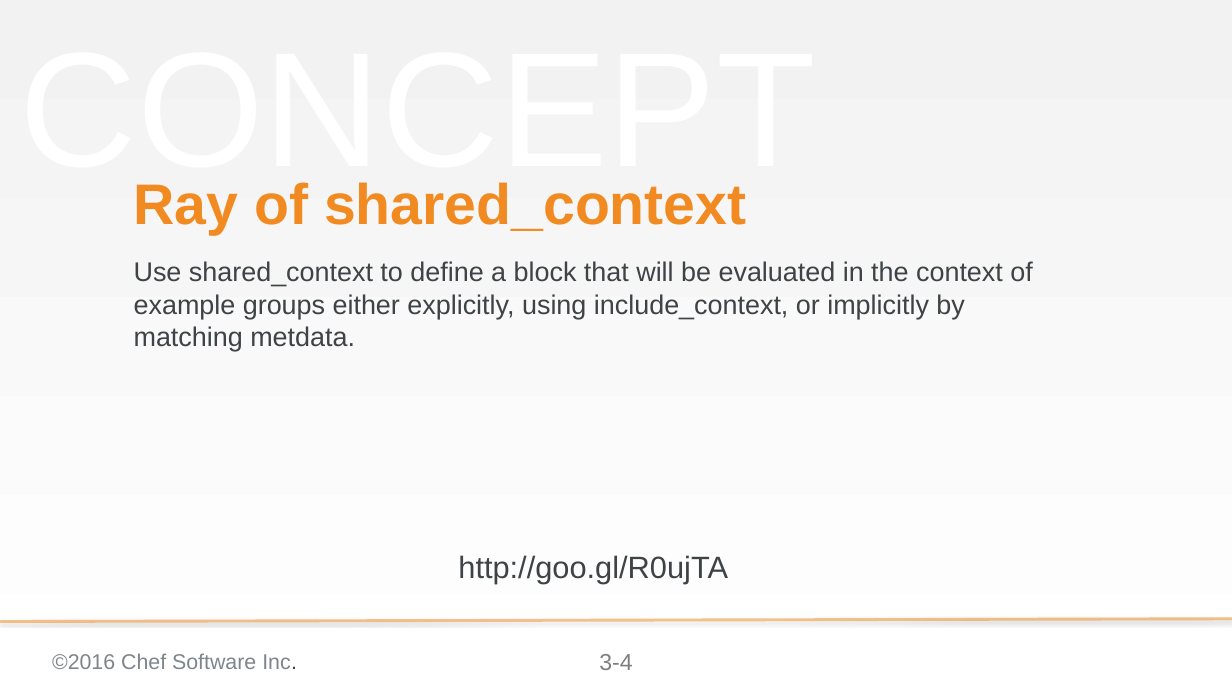
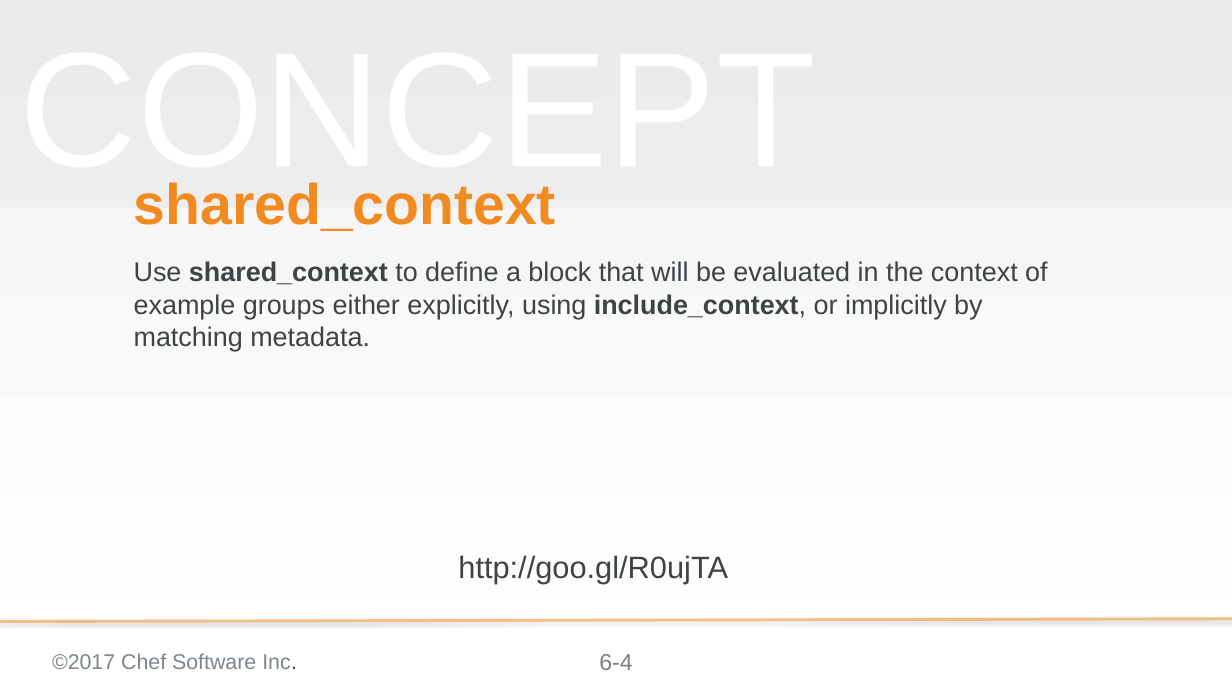
Before and after one commit to chef-training/elegant_tests, a slide deck: slide 4 of 06-shared_context.pptx. Drawn at 1232x693 pixels with LibreOffice and Linux fonts; fonts in the diff are those of the drawing; background and template pictures are left out. Boxes give left, top, right and bottom in pixels: in the first picture for what was removed or moved away, otherwise in the second. Text is boxed around its words. In the diff, an @@ line names an element or a change of style, - is before the commit and + after.

```diff
--- a/06-shared_context.pptx
+++ b/06-shared_context.pptx
@@ rectangle added at box(0, 0, 1232, 208), fill #D9D9D9 at 25% opacity @@
@@ title at box(134, 182, 556, 231): text changed @@
-Ray of shared_context
+shared_context
@@ subtitle at box(134, 261, 1047, 351): text changed @@
-Use shared_context to define a block that will be evaluated in the context of example groups either explicitly, using include_context, or implicitly by matching metdata.
+Use shared_context to define a block that will be evaluated in the context of example groups either explicitly, using include_context, or implicitly by matching metadata.
@@ text at box(52, 653, 297, 669): text changed @@
-©2016 Chef Software Inc.
+©2017 Chef Software Inc.
@@ page number at box(599, 654, 632, 670): text changed @@
-3-4
+6-4
```
Also in this commit, not shown: 11 other slides changed, 1 slide added, 1 slide removed.
